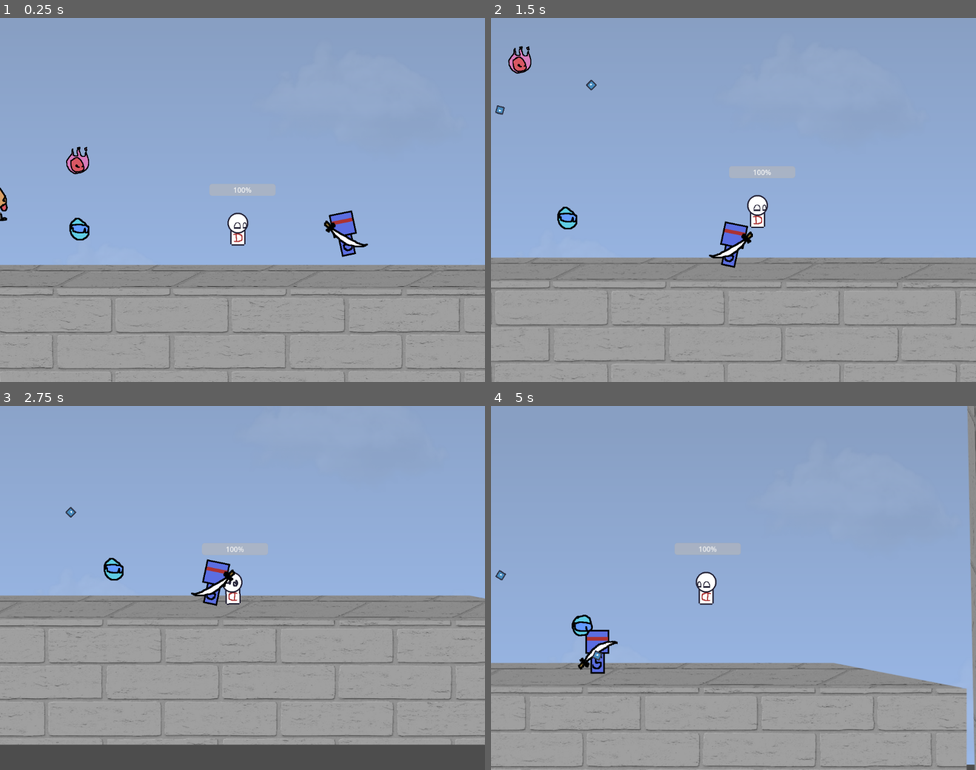
Above: before the commit, frames 1-4 (two rows, left to right).
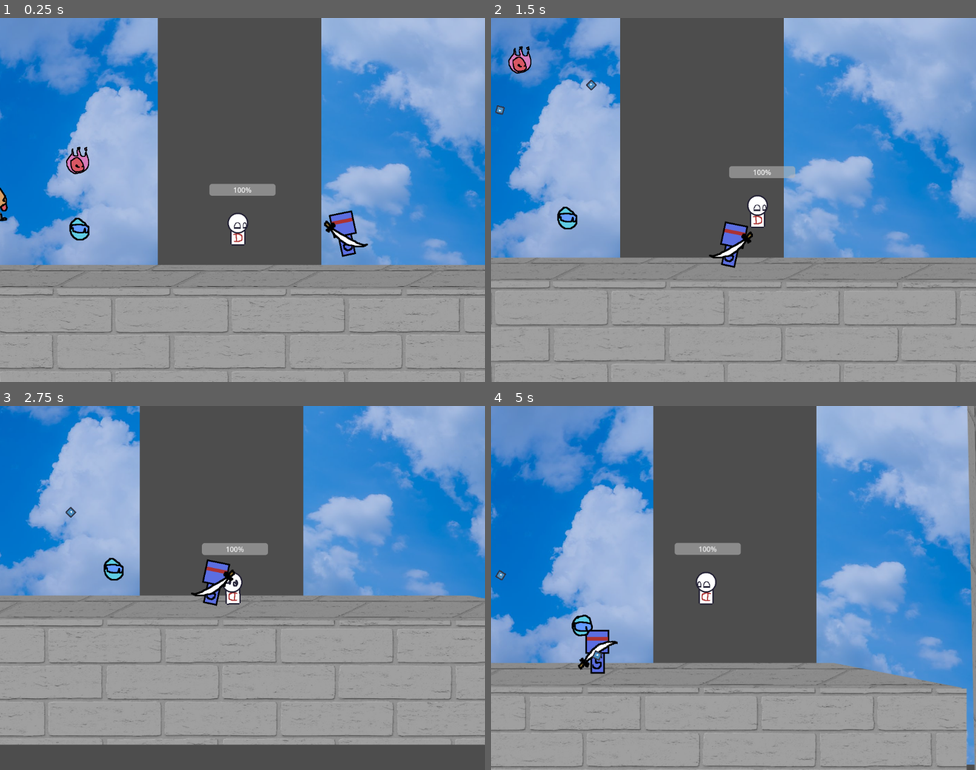
Above: after the commit, the same moments.

Repository: ManikomTMNT/DaysToGetEven
Game: Godot game, scene res://scene/main.tscn
The game is run twice, just before and just after one commit, with the same random seed, the same clock (stepped at 60 frames per second) and the same inputs. The engine's default icon, where the game draws it, is replaced by a stand-in: a white triangle on a blue panel in a dark square.
Inputs:
- Up to frame 1 (0.25 s): no input
- Up to frame 2 (1.5 s): hold D (right) from 0.53 s (still down); tap K (atk) at 0.6 s; tap J (jump) at 0.77 s; tap L (dash) at 1.35 s
- Up to frame 3 (2.75 s): tap J (jump) at 1.52 s; release D (right) at 2.03 s; hold A (left) from 2.03 s (still down); tap K (atk) at 2.1 s
- Up to frame 4 (5 s): release A (left) at 2.78 s; hold D (right) 2.78-4.28 s; tap L (dash) at 2.85, 4.35 s; tap J (jump) at 3.02, 3.77, 4.52 s; tap K (atk) at 3.6 s; hold A (left) from 4.28 s (still down)

The runs differ from the first frame. In frame 1, 51% of the frame differs, in the area x 0-100%, y 0-68%; in frame 2, 47%; in frame 3, 39%; in frame 4, 55%, in the area x 0-100%, y 0-99%.

Commit message:
spritos

Diff:
--- a/project.godot
+++ b/project.godot
@@ -31,36 +31,43 @@
 jump={
 "deadzone": 0.2,
 "events": [Object(InputEventKey,"resource_local_to_scene":false,"resource_name":"","device":-1,"window_id":0,"alt_press …(192 unchanged characters)…
+, Object(InputEventKey,"resource_local_to_scene":false,"resource_name":"","device":-1,"window_id":0,"alt_pressed":false,"shift_pressed":false,"ctrl_pressed":false,"meta_pressed":false,"pressed":false,"keycode":0,"physical_keycode":90,"key_label":0,"unicode":122,"location":0,"echo":false,"script":null)
 ]
 }
 left={
 "deadzone": 0.2,
 "events": [Object(InputEventKey,"resource_local_to_scene":false,"resource_name":"","device":-1,"window_id":0,"alt_press …(191 unchanged characters)…
+, Object(InputEventKey,"resource_local_to_scene":false,"resource_name":"","device":-1,"window_id":0,"alt_pressed":false,"shift_pressed":false,"ctrl_pressed":false,"meta_pressed":false,"pressed":false,"keycode":0,"physical_keycode":4194319,"key_label":0,"unicode":0,"location":0,"echo":false,"script":null)
 ]
 }
 right={
 "deadzone": 0.2,
 "events": [Object(InputEventKey,"resource_local_to_scene":false,"resource_name":"","device":-1,"window_id":0,"alt_press …(192 unchanged characters)…
+, Object(InputEventKey,"resource_local_to_scene":false,"resource_name":"","device":-1,"window_id":0,"alt_pressed":false,"shift_pressed":false,"ctrl_pressed":false,"meta_pressed":false,"pressed":false,"keycode":0,"physical_keycode":4194321,"key_label":0,"unicode":0,"location":0,"echo":false,"script":null)
 ]
 }
 atk={
 "deadzone": 0.2,
 "events": [Object(InputEventKey,"resource_local_to_scene":false,"resource_name":"","device":-1,"window_id":0,"alt_press …(192 unchanged characters)…
+, Object(InputEventKey,"resource_local_to_scene":false,"resource_name":"","device":-1,"window_id":0,"alt_pressed":false,"shift_pressed":false,"ctrl_pressed":false,"meta_pressed":false,"pressed":false,"keycode":0,"physical_keycode":88,"key_label":0,"unicode":120,"location":0,"echo":false,"script":null)
 ]
 }
 dash={
 "deadzone": 0.2,
 "events": [Object(InputEventKey,"resource_local_to_scene":false,"resource_name":"","device":-1,"window_id":0,"alt_press …(192 unchanged characters)…
+, Object(InputEventKey,"resource_local_to_scene":false,"resource_name":"","device":-1,"window_id":0,"alt_pressed":false,"shift_pressed":false,"ctrl_pressed":false,"meta_pressed":false,"pressed":false,"keycode":0,"physical_keycode":4194325,"key_label":0,"unicode":0,"location":0,"echo":false,"script":null)
 ]
 }
 up={
 "deadzone": 0.2,
 "events": [Object(InputEventKey,"resource_local_to_scene":false,"resource_name":"","device":-1,"window_id":0,"alt_press …(192 unchanged characters)…
+, Object(InputEventKey,"resource_local_to_scene":false,"resource_name":"","device":-1,"window_id":0,"alt_pressed":false,"shift_pressed":false,"ctrl_pressed":false,"meta_pressed":false,"pressed":false,"keycode":0,"physical_keycode":4194320,"key_label":0,"unicode":0,"location":0,"echo":false,"script":null)
 ]
 }
 down={
 "deadzone": 0.2,
 "events": [Object(InputEventKey,"resource_local_to_scene":false,"resource_name":"","device":-1,"window_id":0,"alt_press …(192 unchanged characters)…
+, Object(InputEventKey,"resource_local_to_scene":false,"resource_name":"","device":-1,"window_id":0,"alt_pressed":false,"shift_pressed":false,"ctrl_pressed":false,"meta_pressed":false,"pressed":false,"keycode":0,"physical_keycode":4194322,"key_label":0,"unicode":0,"location":0,"echo":false,"script":null)
 ]
 }
 
--- a/scene/player.tscn
+++ b/scene/player.tscn
@@ -259,17 +259,17 @@
 atlas = ExtResource("5_s4jxa")
 region = Rect2(2816, 0, 256, 128)
 
+[sub_resource type="AtlasTexture" id="AtlasTexture_3vgh4"]
+atlas = ExtResource("5_s4jxa")
+region = Rect2(0, 0, 256, 128)
+
+[sub_resource type="AtlasTexture" id="AtlasTexture_h3knh"]
+atlas = ExtResource("5_s4jxa")
+region = Rect2(256, 0, 256, 128)
+
 [sub_resource type="AtlasTexture" id="AtlasTexture_pk8el"]
 atlas = ExtResource("5_s4jxa")
 region = Rect2(1792, 0, 256, 128)
-
-[sub_resource type="AtlasTexture" id="AtlasTexture_3vgh4"]
-atlas = ExtResource("5_s4jxa")
-region = Rect2(0, 0, 256, 128)
-
-[sub_resource type="AtlasTexture" id="AtlasTexture_h3knh"]
-atlas = ExtResource("5_s4jxa")
-region = Rect2(256, 0, 256, 128)
 
 [sub_resource type="AtlasTexture" id="AtlasTexture_n3008"]
 atlas = ExtResource("5_s4jxa")
@@ -312,6 +312,40 @@
 }, {
 "frames": [{
 "duration": 1.0,
+"texture": SubResource("AtlasTexture_3vgh4")
+}, {
+"duration": 1.0,
+"texture": SubResource("AtlasTexture_h3knh")
+}],
+"loop": 1,
+"name": &"dizzy",
+"speed": 2.0
+}, {
+"frames": [{
+"duration": 1.0,
+"texture": SubResource("AtlasTexture_ct4mp")
+}, {
+"duration": 1.0,
+"texture": SubResource("AtlasTexture_iuf2t")
+}, {
+"duration": 1.0,
+"texture": SubResource("AtlasTexture_kk4ol")
+}, {
+"duration": 1.0,
+"texture": SubResource("AtlasTexture_jrjdb")
+}, {
+"duration": 1.0,
+"texture": SubResource("AtlasTexture_4reak")
+}, {
+"duration": 1.0,
+"texture": SubResource("AtlasTexture_wt23p")
+}],
+"loop": 1,
+"name": &"explode",
+"speed": 5.0
+}, {
+"frames": [{
+"duration": 1.0,
 "texture": SubResource("AtlasTexture_pk8el")
 }],
 "loop": 1,
@@ -327,6 +361,28 @@
 }],
 "loop": 1,
 "name": &"idle",
+"speed": 2.0
+}, {
+"frames": [{
+"duration": 1.0,
+"texture": SubResource("AtlasTexture_3vgh4")
+}, {
+"duration": 1.0,
+"texture": SubResource("AtlasTexture_h3knh")
+}],
+"loop": 1,
+"name": &"idle_2",
+"speed": 2.0
+}, {
+"frames": [{
+"duration": 1.0,
+"texture": SubResource("AtlasTexture_3vgh4")
+}, {
+"duration": 1.0,
+"texture": SubResource("AtlasTexture_h3knh")
+}],
+"loop": 1,
+"name": &"idle_3",
 "speed": 2.0
 }, {
 "frames": [{
@@ -428,15 +484,15 @@
 position = Vector2(-6.999998, 5.000003)
 scale = Vector2(0.77, 0.77)
 sprite_frames = SubResource("SpriteFrames_qdfsg")
-animation = &"punched"
+animation = &"idle"
 
 [node name="AnimatedSprite2D2" type="AnimatedSprite2D" parent="." unique_id=2127076357]
 visible = false
-position = Vector2(50, -11)
+position = Vector2(19.000004, -10)
 scale = Vector2(0.8972304, 0.8972304)
 sprite_frames = SubResource("SpriteFrames_ct4mp")
-animation = &"attack"
-frame_progress = 0.91975033
+animation = &"idle_2"
+offset = Vector2(63.52883, -1.114541)
 
 [node name="ExplosionArea" type="Area2D" parent="." unique_id=1737228890]
 position = Vector2(3, 10)
--- a/scripts/player.gd
+++ b/scripts/player.gd
@@ -108,7 +108,7 @@
 		match anim:
 
 			AnimStates.IDLE:
-				$AnimatedSprite2D.play("idle")
+				canim.play("idle")
 				if not is_on_floor():
 					anim = AnimStates.JMP
 				if  Input.is_action_just_pressed("atk"):
Binary file changed: sprites/ta.png
